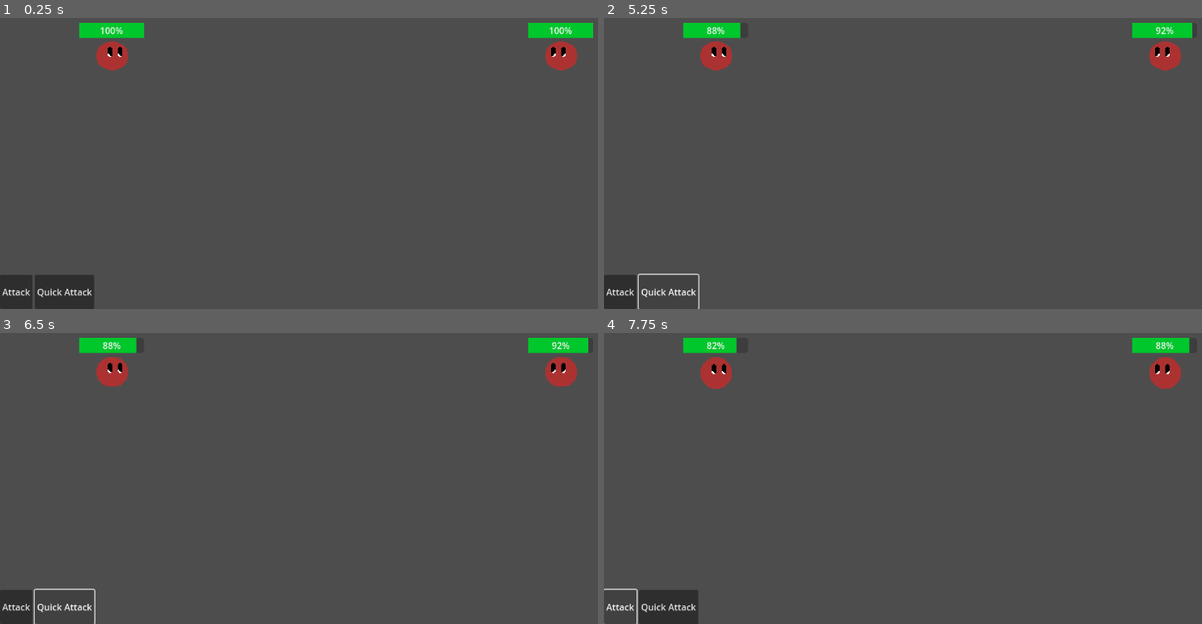
Above: before the commit, frames 1-4 (two rows, left to right).
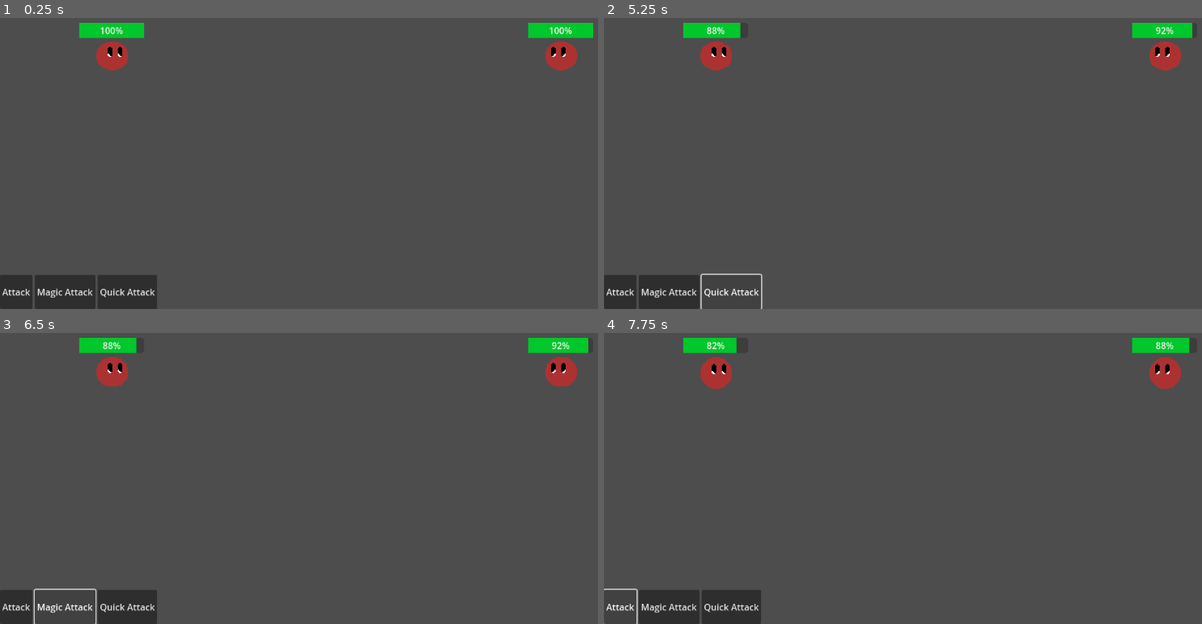
Above: after the commit, the same moments.

Repository: BunnyLandDev/Godot-turn-based-RPG-module
Game: Godot game, scene res://Nodes/main_outer.tscn
The game is run twice, just before and just after one commit, with the same random seed, the same clock (stepped at 60 frames per second) and the same inputs.
Inputs (mouse positions are in pixels of both pictures, inside the frame that each line leads up to):
- Up to frame 1 (0.25 s): no input
- Up to frame 2 (5.25 s): click "Quick Attack" at 0.5 s; click (669, 291) at 1.25 s, where only the run after the commit has a clickable "Magic Attack"; click "Attack" at 2 s; click "Attack" at 3.5 s; click "Quick Attack" at 5 s
- Up to frame 3 (6.5 s): click (65, 606) at 5.75 s, where only the run after the commit has a clickable "Magic Attack"
- Up to frame 4 (7.75 s): click "Attack" at 6.5 s

The runs differ from the first frame. In frame 1, 1.2% of the frame differs, in the area x 6-27%, y 88-100%; in frame 2, 0.5%; in frame 3, 1.3%, in the area x 6-27%, y 87-100%; in frame 4, 1.2%.

Commit message:
Add a new Skill to player

Diff:
--- /dev/null
+++ b/Resources/Skills/MagicAttack.tres
@@ -0,0 +1,10 @@
+[gd_resource type="Resource" load_steps=2 format=3 uid="uid://qk7kd2r7s2yi"]
+
+[ext_resource type="Script" uid="uid://cj5fodsqtvsko" path="res://Scripts/SkillResource.gd" id="1_h1jpo"]
+
+[resource]
+script = ExtResource("1_h1jpo")
+SkillName = "Quick Attack"
+SkillPower = 50.0
+SkillType = "Dex"
+SkillCooldown = 3
--- a/Resources/Skills/QuickAttack.tres
+++ b/Resources/Skills/QuickAttack.tres
@@ -4,7 +4,7 @@
 
 [resource]
 script = ExtResource("1_66voy")
-SkillName = "Quick Attack"
-SkillPower = 50.0
-SkillType = "Dex"
-SkillCooldown = 3
+SkillName = "Magic Attack"
+SkillPower = 100.0
+SkillType = "Int"
+SkillCooldown = 5
--- a/Scripts/PlayerStats.gd
+++ b/Scripts/PlayerStats.gd
@@ -12,6 +12,6 @@
 var Level: int
 
 func _ready() -> void:
-	for skill in ["res://Resources/Skills/Attack.tres", "res://Resources/Skills/QuickAttack.tres"]:
+	for skill in ["res://Resources/Skills/Attack.tres", "res://Resources/Skills/QuickAttack.tres", "res://Resources/Skills/MagicAttack.tres"]:
 		var currentSkill = load(skill)
 		Skills.append(currentSkill)
--- a/Scripts/main_outer.gd
+++ b/Scripts/main_outer.gd
@@ -36,7 +36,10 @@
 	else:
 		PlayerTurn.emit(true)
 		await get_tree().create_timer(1).timeout
-		EnemyEntity.MobAttack()
+		if not is_instance_valid(EnemyEntity):
+			EnemyEntity = null
+		if EnemyEntity:
+			EnemyEntity.MobAttack()
 
 func SelectTurn():
 	if randi_range(0, 1) == 0:
